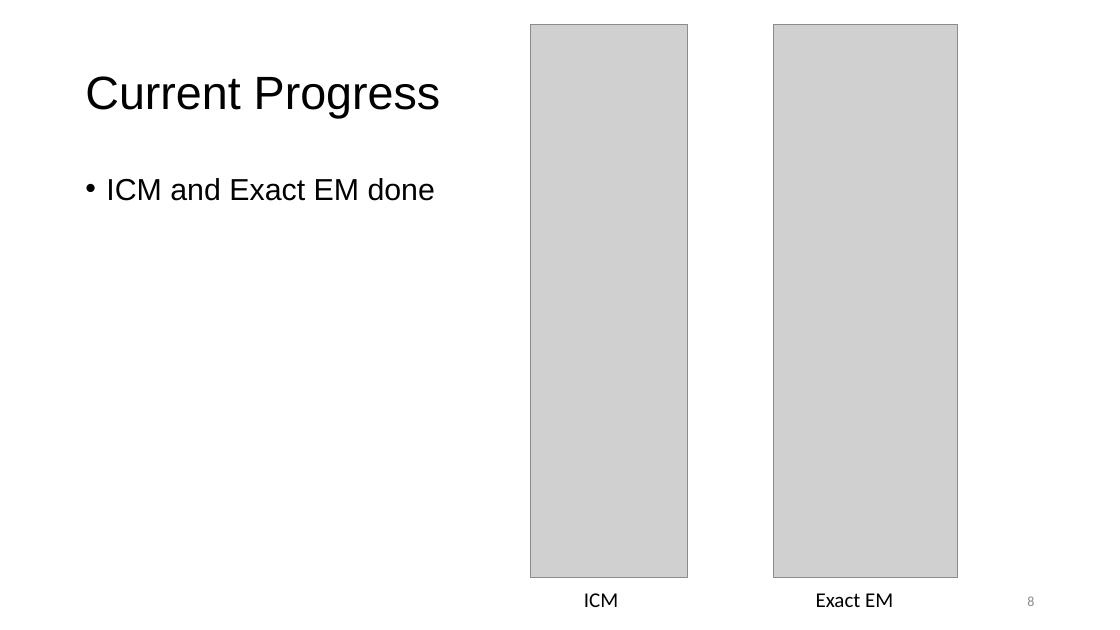
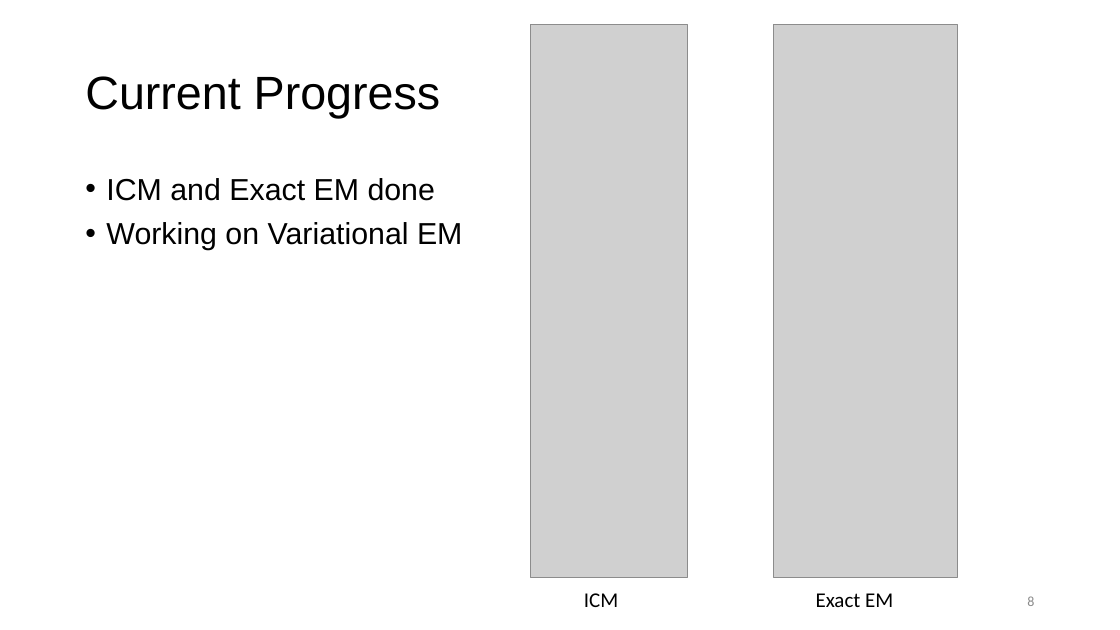
Before and after one commit to keithzhou/InferencePGM, a slide deck: slide 8 of presentation/presentation_v3.pptx. Drawn at 1120x630 pixels with LibreOffice and Linux fonts; fonts in the diff are those of the drawing; grey boxes stand for pictures. Boxes give left, top, right and bottom in pixels: in the first picture for what was removed or moved away, otherwise in the second. Text is boxed around its words. In the diff, an @@ line names an element or a change of style, - is before the commit and + after.

Commit message:
slide done

```diff
--- a/presentation/presentation_v3.pptx
+++ b/presentation/presentation_v3.pptx
@@ text at (x1=106, y1=222, x2=462, y2=250): paragraph added @@
+• Working on Variational EM
```
